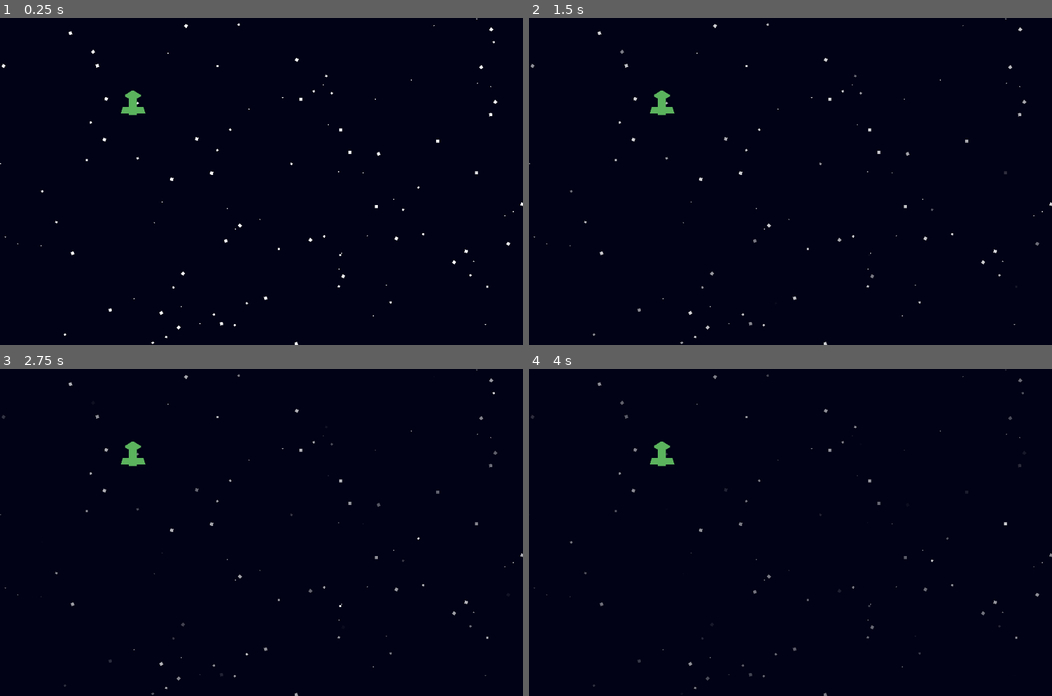
Above: before the commit, frames 1-4 (two rows, left to right).
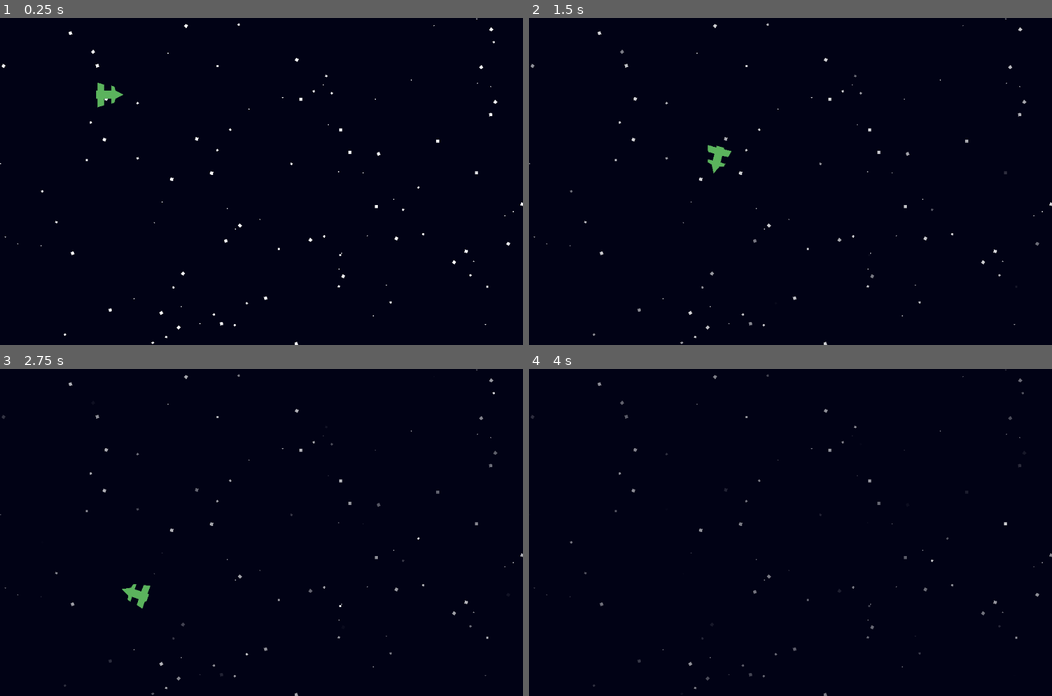
Above: after the commit, the same moments.

Repository: void-ninja/indy-500
Game: Godot game, scene res://scenes/main.tscn
Same seed, same stepped clock (60 frames per second), same inputs: the game is played once before the commit and once after it.
Inputs:
- Up to frame 1 (0.25 s): no input
- Up to frame 2 (1.5 s): tap Enter at 0.5 s; hold D (p1_right, bound only after the commit) 0.53-1.28 s; hold Shift (p1_drift, bound only after the commit) 0.53-1.28 s; hold S (p1_down, bound only after the commit) from 1.28 s (still down); tap Shift (p1_drift, bound only after the commit) at 1.35 s
- Up to frame 3 (2.75 s): release S (p1_down, bound only after the commit) at 2.03 s; hold D (p1_right, bound only after the commit) from 2.03 s (still down); hold Shift (p1_drift, bound only after the commit) from 2.03 s (still down)
- Up to frame 4 (4 s): release D (p1_right, bound only after the commit) at 2.78 s; release Shift (p1_drift, bound only after the commit) at 2.78 s; hold W (p1_up, bound only after the commit) 2.78-3.53 s; tap Shift (p1_drift, bound only after the commit) at 2.85 s; hold A (p1_left, bound only after the commit) from 3.53 s (still down); hold Shift (p1_drift, bound only after the commit) from 3.53 s (still down)

The runs differ from the first frame. In frame 1, 0.4% of the frame differs, in the area x 18-28%, y 19-30%; in frame 2, 0.4%, in the area x 23-39%, y 22-48%; in frame 3, 0.4%; in frame 4, 0.2%.

Commit message:
Ahhh math
trying to add fun movement

Diff:
--- a/project.godot
+++ b/project.godot
@@ -22,3 +22,31 @@
 window/stretch/mode="canvas_items"
 window/stretch/scale=2.0
 window/stretch/scale_mode="integer"
+
+[input]
+
+p1_up={
+"deadzone": 0.5,
+"events": [Object(InputEventKey,"resource_local_to_scene":false,"resource_name":"","device":-1,"window_id":0,"alt_pressed":false,"shift_pressed":false,"ctrl_pressed":false,"meta_pressed":false,"pressed":false,"keycode":0,"physical_keycode":87,"key_label":0,"unicode":119,"echo":false,"script":null)
+]
+}
+p1_down={
+"deadzone": 0.5,
+"events": [Object(InputEventKey,"resource_local_to_scene":false,"resource_name":"","device":-1,"window_id":0,"alt_pressed":false,"shift_pressed":false,"ctrl_pressed":false,"meta_pressed":false,"pressed":false,"keycode":0,"physical_keycode":83,"key_label":0,"unicode":115,"echo":false,"script":null)
+]
+}
+p1_left={
+"deadzone": 0.5,
+"events": [Object(InputEventKey,"resource_local_to_scene":false,"resource_name":"","device":-1,"window_id":0,"alt_pressed":false,"shift_pressed":false,"ctrl_pressed":false,"meta_pressed":false,"pressed":false,"keycode":0,"physical_keycode":65,"key_label":0,"unicode":97,"echo":false,"script":null)
+]
+}
+p1_right={
+"deadzone": 0.5,
+"events": [Object(InputEventKey,"resource_local_to_scene":false,"resource_name":"","device":-1,"window_id":0,"alt_pressed":false,"shift_pressed":false,"ctrl_pressed":false,"meta_pressed":false,"pressed":false,"keycode":0,"physical_keycode":68,"key_label":0,"unicode":100,"echo":false,"script":null)
+]
+}
+p1_drift={
+"deadzone": 0.5,
+"events": [Object(InputEventKey,"resource_local_to_scene":false,"resource_name":"","device":-1,"window_id":0,"alt_pressed":false,"shift_pressed":false,"ctrl_pressed":false,"meta_pressed":false,"pressed":false,"keycode":0,"physical_keycode":4194325,"key_label":0,"unicode":0,"echo":false,"script":null)
+]
+}
--- a/scenes/main.tscn
+++ b/scenes/main.tscn
@@ -1,19 +1,18 @@
 [gd_scene load_steps=3 format=3 uid="uid://ccwwn044m1tfd"]
 
 [ext_resource type="Script" path="res://scenes/star_manager.gd" id="1_6ns0m"]
-[ext_resource type="PackedScene" uid="uid://186vv7nkadby" path="res://scenes/player.tscn" id="2_welsb"]
+[ext_resource type="PackedScene" uid="uid://186vv7nkadby" path="res://scenes/player1.tscn" id="2_welsb"]
 
 [node name="Main" type="Node"]
 
 [node name="Background" type="ColorRect" parent="."]
-offset_right = 1024.0
-offset_bottom = 640.0
+offset_right = 512.0
+offset_bottom = 320.0
 color = Color(0.00392157, 0.00784314, 0.0823529, 1)
 
 [node name="StarManager" type="Node" parent="."]
 script = ExtResource("1_6ns0m")
 star_count = 400
 
-[node name="Player" parent="." instance=ExtResource("2_welsb")]
-position = Vector2(130, 85)
-scale = Vector2(0.3, 0.3)
+[node name="Player1" parent="." instance=ExtResource("2_welsb")]
+position = Vector2(104, 75)
--- a/scenes/player.tscn
+++ /dev/null
@@ -1,10 +0,0 @@
-[gd_scene format=3 uid="uid://186vv7nkadby"]
-
-[node name="Player" type="CharacterBody2D"]
-
-[node name="Polygon2D" type="Polygon2D" parent="."]
-color = Color(0.356863, 0.705882, 0.364706, 1)
-polygon = PackedVector2Array(-5, -46, -13, -40, -25, -33, -25, -27, -13, -21.016, -13, 6, -33, 7, -39, 28, -13, 28, -13, 33, 13, 33, 13, 28, 41, 28, 35, 7, 13, 6, 13, -21, 26, -27, 26, -33, 13, -40, 5, -46)
-
-[node name="CollisionPolygon2D" type="CollisionPolygon2D" parent="."]
-polygon = PackedVector2Array(-2, -45, -5, -43, -24, -32, -24, -24, -8, -16, -16, 8, -32, 8, -37, 26, 0, 32, 39, 26, 34, 8, 16, 8, 8, -16, 25, -24, 25, -32, 5, -43, 2, -45)
--- /dev/null
+++ b/scenes/player1.gd
@@ -0,0 +1,87 @@
+extends CharacterBody2D
+
+@export var wheel_base = 100
+@export var steering_angle = 40
+
+@export var friction = -55
+@export var drag = -0.06
+
+@export var engine_power = 900 #forward acceleration force
+
+var acceleration = Vector2.ZERO
+
+var steer_direction
+
+@export var braking = -450
+@export var max_speed_reverse = 250
+
+@export var slip_speed = 400  # Speed where traction is reduced
+@export var traction_fast = 2.5 # High-speed traction
+@export var traction_slow = 10  # Low-speed traction
+@export var traction_drift = 1
+
+var drift_counter: int
+
+
+func _physics_process(delta: float) -> void:
+	acceleration = Vector2.ZERO
+	get_input()
+	apply_friction(delta)
+	calculate_steering(delta)
+	velocity += acceleration * delta
+	move_and_slide()
+
+
+func apply_friction(delta):
+	if acceleration == Vector2.ZERO and velocity.length() < 10:
+		velocity = Vector2.ZERO
+	var friction_force = velocity * friction * delta
+	var drag_force = velocity * velocity.length() * drag * delta
+	acceleration += drag_force + friction_force
+
+
+func get_input():
+	var turn = Input.get_axis("p1_left","p1_right")
+	steer_direction = turn * deg_to_rad(steering_angle)
+	if Input.is_action_pressed("p1_up"):
+		acceleration = transform.x * engine_power
+	if Input.is_action_pressed("p1_down"):
+		acceleration = transform.x * braking
+	if Input.is_action_pressed("p1_drift") and turn != 0:
+		# to compensate for loss of acceleration during drift
+		acceleration = transform.x * (engine_power * 1.5)
+		drift_counter += 1
+	else:
+		var rotation_vector = Vector2(cos(rotation),sin(rotation))
+		if drift_counter > 120:
+			velocity += velocity * 2
+			velocity = abs(velocity) * (rotation_vector/abs(rotation_vector))
+		elif drift_counter > 60:
+			velocity += velocity * 1.3
+			velocity = abs(velocity) * (rotation_vector/abs(rotation_vector))
+		drift_counter = 0
+
+
+func calculate_steering(delta):
+	# 1. Find the wheel positions
+	var rear_wheel = position - transform.x * wheel_base / 2.0
+	var front_wheel = position + transform.x * wheel_base / 2.0
+	# 2. Move the wheels forward
+	rear_wheel += velocity * delta
+	front_wheel += velocity.rotated(steer_direction) * delta
+	# 3. Find the new direction vector
+	var new_heading = rear_wheel.direction_to(front_wheel)
+	# choose which traction value to use - at lower speeds, slip should be low
+	var traction = traction_slow
+
+	if velocity.length() > slip_speed:
+		traction = traction_fast
+	if Input.is_action_pressed("p1_drift"):
+		traction = traction_drift
+	# 4. Set the velocity and rotation to the new direction
+	var d = new_heading.dot(velocity.normalized())
+	if d > 0:
+		velocity = lerp(velocity, new_heading * velocity.length(), traction * delta)
+	if d < 0:
+		velocity = -new_heading * min(velocity.length(), max_speed_reverse)
+	rotation = new_heading.angle()
--- /dev/null
+++ b/scenes/player1.tscn
@@ -0,0 +1,19 @@
+[gd_scene load_steps=2 format=3 uid="uid://186vv7nkadby"]
+
+[ext_resource type="Script" path="res://scenes/player1.gd" id="1_l1ljh"]
+
+[node name="Player1" type="CharacterBody2D"]
+scale = Vector2(0.3, 0.3)
+script = ExtResource("1_l1ljh")
+drag = -0.03
+slip_speed = 300
+traction_fast = 2.0
+
+[node name="Polygon2D" type="Polygon2D" parent="."]
+rotation = 1.5708
+color = Color(0.356863, 0.705882, 0.364706, 1)
+polygon = PackedVector2Array(-13.3333, -30, -26.6667, -26.6667, -30, -16.6667, -13.3333, -16.6667, -13, 6, -33, 7, -39, 28, -13, 28, -13, 33, 13, 33, 13, 28, 41, 28, 35, 7, 13, 6, 13.3333, -16.6667, 30, -16.6667, 26.6667, -26.6667, 13.3333, -30, -2.47698e-06, -56.6667)
+
+[node name="CollisionPolygon2D" type="CollisionPolygon2D" parent="."]
+visible = false
+polygon = PackedVector2Array(-2, -45, -5, -43, -24, -32, -24, -24, -8, -16, -16, 8, -32, 8, -37, 26, 0, 32, 39, 26, 34, 8, 16, 8, 8, -16, 25, -24, 25, -32, 5, -43, 2, -45)
